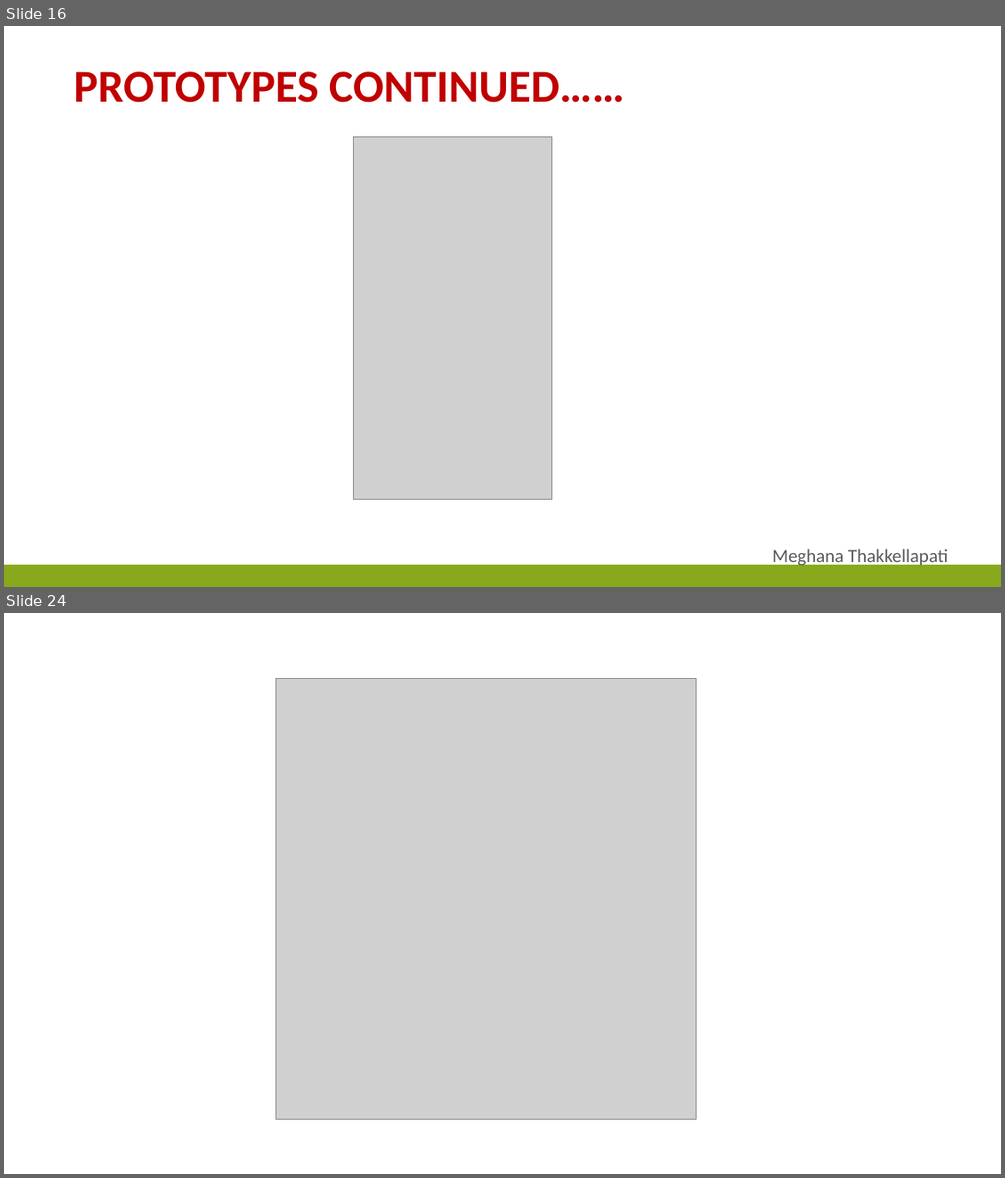
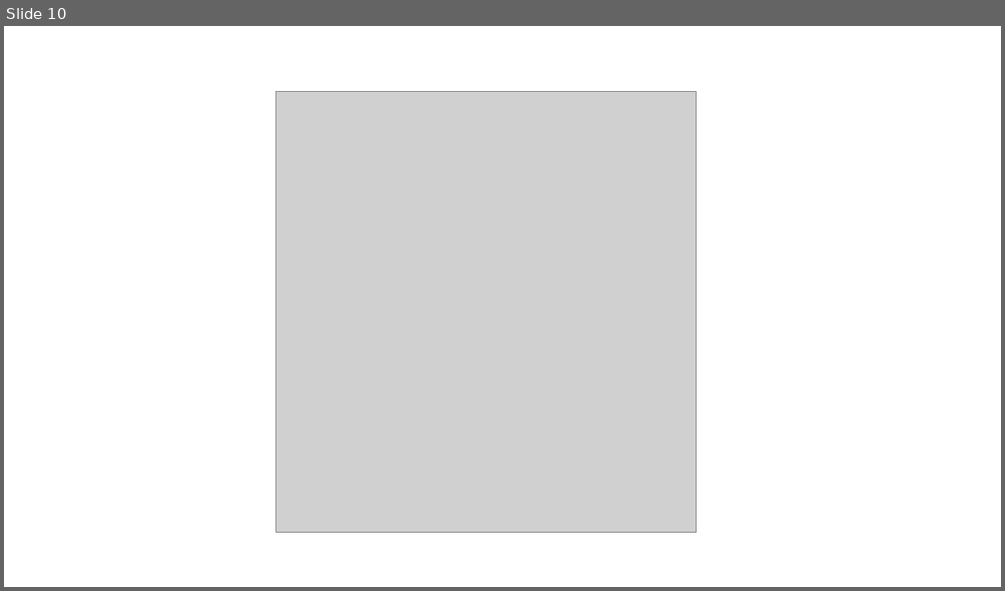
Before and after one commit to SahithyaVuppala/Inventory-System, a slide deck: InventorySystem-FinalPresentation.pptx. Shown one above the other, each under a label of ours: slides 16 and 24 before the commit, slide 10 after it; the slides between them are not shown. The pictures are 1005x1178 and 1005x591 pixels, drawn with LibreOffice and Linux fonts; fonts in the diff are those of the drawing; grey boxes stand for pictures. Boxes give left, top, right and bottom in pixels: in the first picture for what was removed or moved away, otherwise in the second. Text is boxed around its words. In the diff, an @@ line names an element or a change of style, - is before the commit and + after.

```diff
--- a/InventorySystem-FinalPresentation.pptx
+++ b/InventorySystem-FinalPresentation.pptx
@@ slide 16 removed at bbox=[4, 26, 1001, 587], background #FFFFFF @@
@@ title removed at bbox=[73, 71, 624, 103] @@
-PROTOTYPES CONTINUED……
@@ picture removed at bbox=[353, 136, 552, 499] @@
@@ text removed at bbox=[772, 548, 947, 568] @@
-Meghana Thakkellapati
@@ rectangle removed at bbox=[4, 564, 1001, 587] @@
@@ what was slide 24 is now slide 10 @@
```
Also in this commit, not shown: 8 slides changed, 1 slide added, 14 other slides removed.
